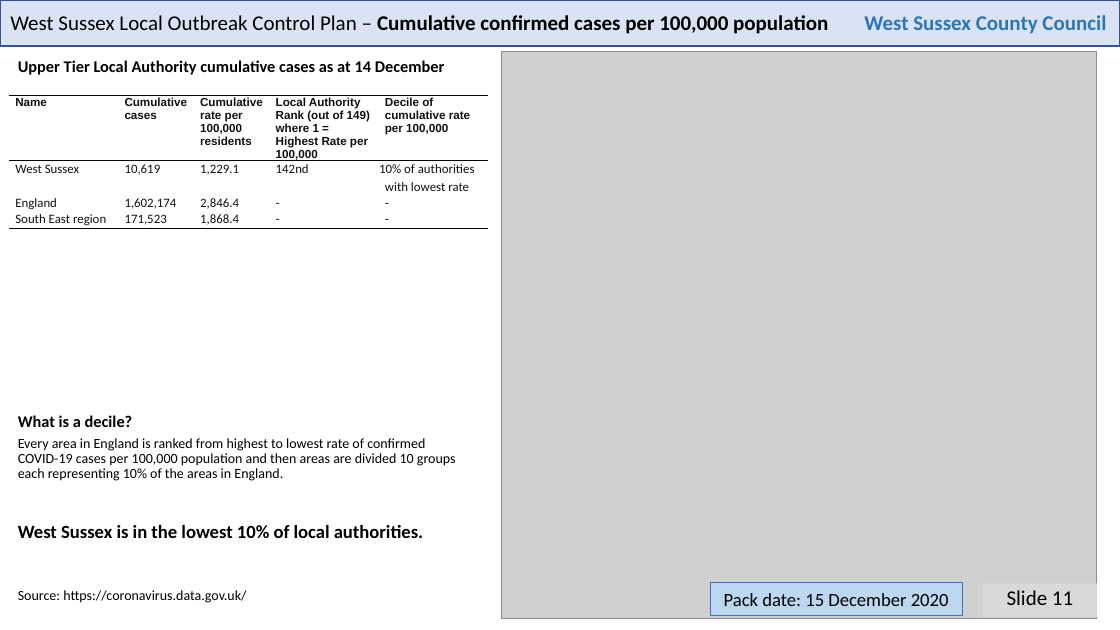
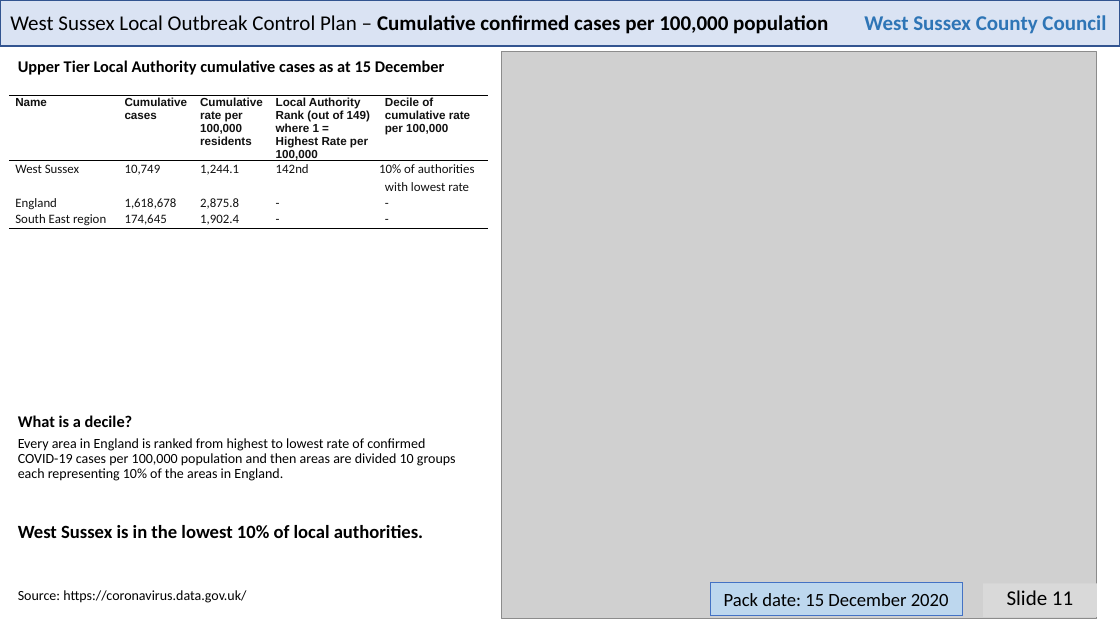
Before and after one commit to psychty/wsx_covid_datapack_public, a slide deck: slide 11 of Latest_West_Sussex_C19_slide_deck.pptx. Drawn at 1120x630 pixels with LibreOffice and Linux fonts; fonts in the diff are those of the drawing; grey boxes stand for pictures. Boxes give left, top, right and bottom in pixels: in the first picture for what was removed or moved away, otherwise in the second. Text is boxed around its words. In the diff, an @@ line names an element or a change of style, - is before the commit and + after.

```diff
--- a/Latest_West_Sussex_C19_slide_deck.pptx
+++ b/Latest_West_Sussex_C19_slide_deck.pptx
@@ text at <box>18,60,445,75</box>: text changed @@
-Upper Tier Local Authority cumulative cases as at 14 December
+Upper Tier Local Authority cumulative cases as at 15 December
@@ table at <box>9,96,488,329</box> @@
-row 2, column 2: 10,619
+row 2, column 2: 10,749
-row 2, column 3: 1,229.1
+row 2, column 3: 1,244.1
-row 3, column 2: 1,602,174
+row 3, column 2: 1,618,678
-row 3, column 3: 2,846.4
+row 3, column 3: 2,875.8
-row 4, column 2: 171,523
+row 4, column 2: 174,645
-row 4, column 3: 1,868.4
+row 4, column 3: 1,902.4
```
Also in this commit, not shown: 3 other slides changed, 45 other files.
